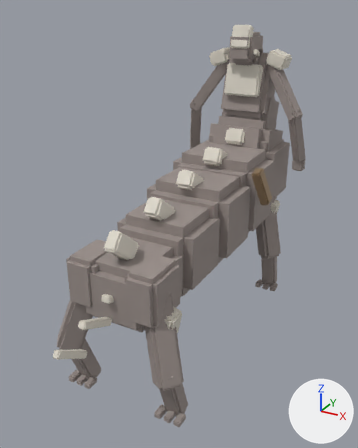
The Blender file source_assets/blender/creatures/SK_CentaurHunter.blend: old version first, new version second.
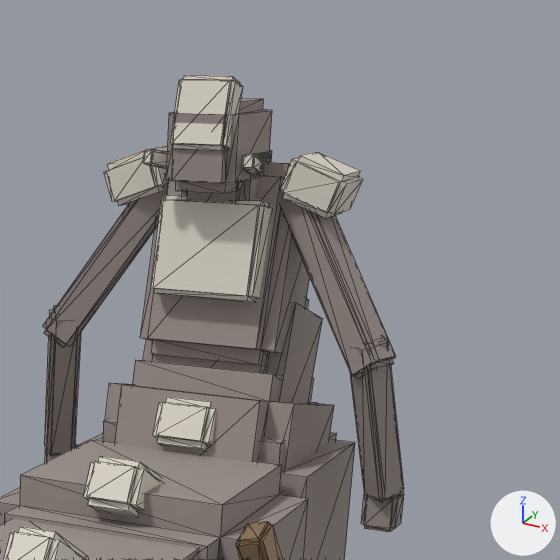
Each version appears first whole from a 50 mm lens placed at (2.32, -4.66, 3.61), pointed at (-0.01, -0.44, 1.5), and next in a close-up on the part from 49% to 99% of the width and 0% to 40% of the height. Lighting does not change. The marker at lower right points along +X, +Y and +Z. The first two pictures are the older version. The close-ups show mesh edges as thin lines.

Before the edit, the objects in view are built like this:
```python
me_hunterbronze = bpy.data.meshes.new('HunterBronze')
me_hunterbronze.from_pydata(...)  # 32 vertices, 60 faces; spans x 0.535..0.73, y 0.16..0.398, z 1.583..2.012
me_hunterbronze.materials.append(mat_mat_hunter_bronze)  # beige #af9576
me_huntercarapace = bpy.data.meshes.new('HunterCarapace')
me_huntercarapace.from_pydata(...)  # 576 vertices, 1080 faces; spans x -0.57..0.57, y -2.43..1.46, z 0.91..3.41
me_huntercarapace.materials.append(mat_mat_hunter_carapace)  # light grey #ded8cb
me_hunterflesh = bpy.data.meshes.new('HunterFlesh')
me_hunterflesh.from_pydata(...)  # 1280 vertices, 2400 faces; spans x -0.81..0.81, y -1.81..1.78, z 0.0..3.32
me_hunterflesh.materials.append(mat_mat_hunter_flesh)  # grey #9a908b
ob_hunterbronze = bpy.data.objects.new('HunterBronze', me_hunterbronze)
ob_hunterbronze.location = (0.0, 0.0, 0.0)
ob_huntercarapace = bpy.data.objects.new('HunterCarapace', me_huntercarapace)
ob_huntercarapace.location = (0.0, 0.0, 0.0)
ob_hunterflesh = bpy.data.objects.new('HunterFlesh', me_hunterflesh)
ob_hunterflesh.location = (0.0, 0.0, 0.0)
```
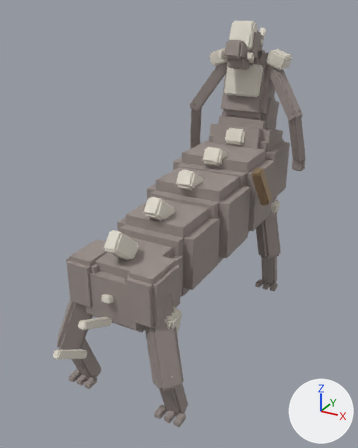
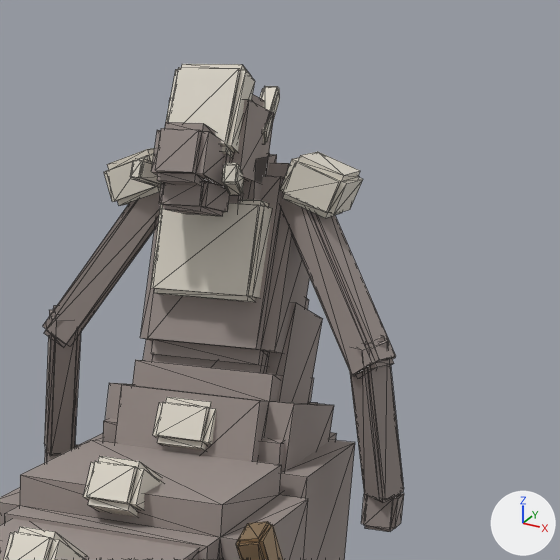
Changed parts and their boxes (x1, y1, x2, y2) in the close-ups (560 x 560 px; the box of a moved part takes in the faces that stretch with it):
'HunterFlesh', reshaped
    before: (0, 98, 404, 560)
    after: (0, 94, 404, 560)
'HunterCarapace', reshaped
    before: (4, 76, 363, 560)
    after: (4, 64, 363, 560)
part 1 of me_hunterflesh, added
    after: (151, 122, 226, 189)
part 2 of me_hunterflesh, added
    after: (159, 179, 230, 216)
part 3 of me_hunterflesh, moved or reshaped
    before: (167, 98, 272, 203)
    after: (169, 94, 277, 203)
part 4 of me_huntercarapace, added
    after: (130, 158, 161, 188)
part 5 of me_huntercarapace, added
    after: (222, 162, 244, 195)
part 6 of me_huntercarapace, moved or reshaped
    before: (143, 76, 262, 175)
    after: (166, 64, 280, 158)

Patch to the scene script:
```diff
--- a/source_assets/blender/creatures/SK_CentaurHunter.blend.py
+++ b/source_assets/blender/creatures/SK_CentaurHunter.blend.py
@@ me_hunterflesh @@
 # used by ob_hunterflesh; location = (0.0, 0.0, 0.0)
-me_hunterflesh.from_pydata(...)  # 1280 vertices, 2400 faces; spans x -0.81..0.81, y -1.81..1.78, z 0.0..3.32
+me_hunterflesh.from_pydata(...)  # 1344 vertices, 2520 faces; spans x -0.81..0.81, y -1.81..1.78, z 0.0..3.38
+# me_hunterflesh part 1: the loose piece of 32 vertices spanning x -0.14..0.14, y 1.0..1.42, z 3.01..3.32 is copied, and the copy is multiplied about its middle by the matrix ((0.733, 0.0, 0.0), (0.0, 0.711, 0.173), (0.0, -0.204, 0.605)), then moved by (0.0, -0.26, -0.04); it spans x -0.1..0.1, y 0.78..1.12, z 2.99..3.26
+# me_hunterflesh part 2: the loose piece of 32 vertices spanning x -0.14..0.14, y 1.0..1.42, z 3.01..3.32 is copied, and the copy is multiplied about its middle by the matrix ((0.722, 0.0, 0.0), (0.0, 0.625, 0.065), (0.0, -0.11, 0.366)), then moved by (0.0, -0.22, -0.17); it spans x -0.09..0.09, y 0.85..1.12, z 2.92..3.08
+# me_hunterflesh part 3
+# 32 faces are deleted
+# 4 vertices in x -0.1, y 1.41..1.45, z 2.84..3.14 move by (-0.01, 0.01, -0.02)
+# 4 vertices in x 0.1, y 1.41..1.45, z 2.84..3.14 move by (0.01, 0.01, -0.02)
+# 56 vertices move from x -0.14..0.14, y 1.0..1.42, z 2.8..3.32 to x -0.16..0.16, y 0.98..1.42, z 2.77..3.38
+# 32 new faces join them
 me_hunterflesh.materials.append(mat_mat_hunter_flesh)
@@ me_huntercarapace @@
 # used by ob_huntercarapace; location = (0.0, 0.0, 0.0)
-me_huntercarapace.from_pydata(...)  # 576 vertices, 1080 faces; spans x -0.57..0.57, y -2.43..1.46, z 0.91..3.41
+me_huntercarapace.from_pydata(...)  # 640 vertices, 1200 faces; spans x -0.57..0.57, y -2.43..1.49, z 0.91..3.45
+# me_huntercarapace part 4: the loose piece of 32 vertices spanning x -0.22..-0.13, y 0.98..1.21, z 3.06..3.15 is copied, and the copy is multiplied about its middle by the matrix ((1.258, 0.065, 0.024), (-0.067, 1.255, 0.084), (-0.02, -0.086, 1.257)), then moved by (0.03, -0.11, -0.05); it spans x -0.21..-0.08, y 0.84..1.13, z 2.99..3.13
+# me_huntercarapace part 5: the loose piece of 32 vertices spanning x 0.13..0.22, y 0.98..1.21, z 3.06..3.15 is copied, and the copy is multiplied about its middle by the matrix ((1.258, -0.065, -0.024), (0.067, 1.255, 0.084), (0.02, -0.086, 1.257)), then moved by (-0.03, -0.11, -0.05); it spans x 0.08..0.21, y 0.84..1.13, z 2.99..3.13
+# me_huntercarapace part 6
+# 16 faces are deleted
+# 3 vertices in x -0.18..-0.17, y 1.21, z 3.11 move by (0.04, 0.25, 0.25)
+# 3 vertices in x -0.19..-0.18, y 0.98..0.99, z 3.11 move by (0.07, 0.27, 0.06)
+# 3 vertices in x 0.18..0.19, y 0.98..0.99, z 3.11 move by (-0.07, 0.27, 0.06)
+# 3 vertices in x 0.17..0.18, y 1.21, z 3.11 move by (-0.04, 0.25, 0.25)
+# 84 vertices move from x -0.22..0.22, y 0.97..1.21, z 3.06..3.41 to x -0.17..0.17, y 0.96..1.49, z 3.12..3.45
+# 16 new faces join them
 me_huntercarapace.materials.append(mat_mat_hunter_carapace)
```
